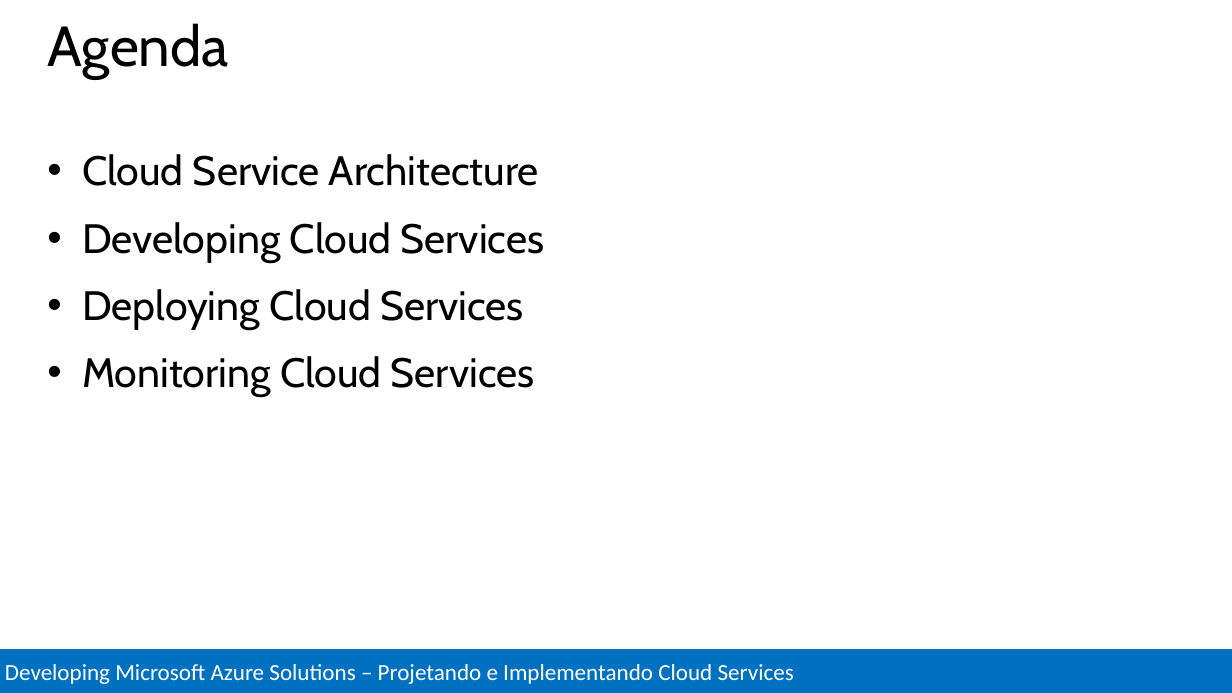
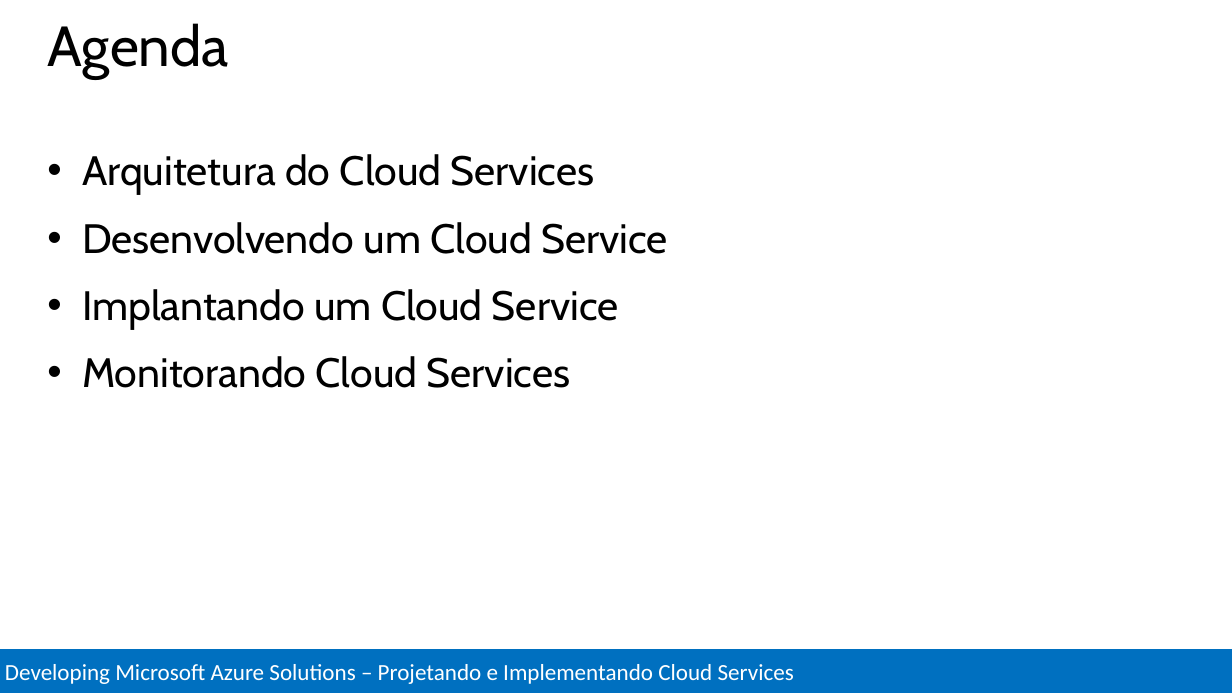
Before and after one commit to Evilazaro/MCSDAzureTraining, a slide deck: slide 3 of Design and Implement Cloud Services/Design and Implement Cloud Services.pptx. Drawn at 1232x693 pixels with LibreOffice and Linux fonts; fonts in the diff are those of the drawing. Boxes give left, top, right and bottom in pixels: in the first picture for what was removed or moved away, otherwise in the second. Text is boxed around its words. In the diff, an @@ line names an element or a change of style, - is before the commit and + after.

Commit message:
Tradução Arquitetura do Cloud Service

```diff
--- a/Design and Implement Cloud Services/Design and Implement Cloud Services.pptx
+++ b/Design and Implement Cloud Services/Design and Implement Cloud Services.pptx
@@ text at bbox=[82, 154, 668, 388]: text changed @@
-• Cloud Service Architecture
-• Developing Cloud Services
-• Deploying Cloud Services
-• Monitoring Cloud Services
+• Arquitetura do Cloud Services
+• Desenvolvendo um Cloud Service
+• Implantando um Cloud Service
+• Monitorando Cloud Services
```
Also in this commit, not shown: 21 other slides changed, 1 slide added, 2 slides removed.
